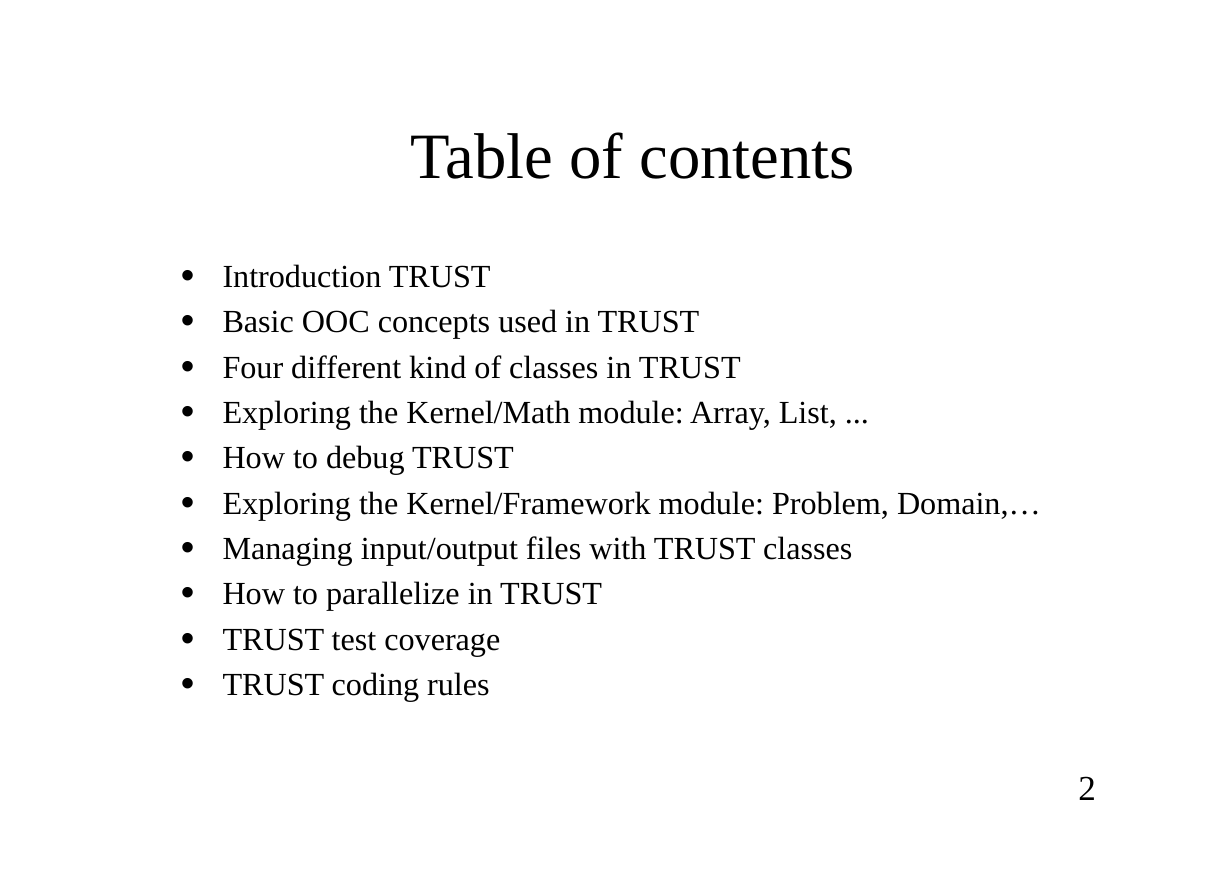
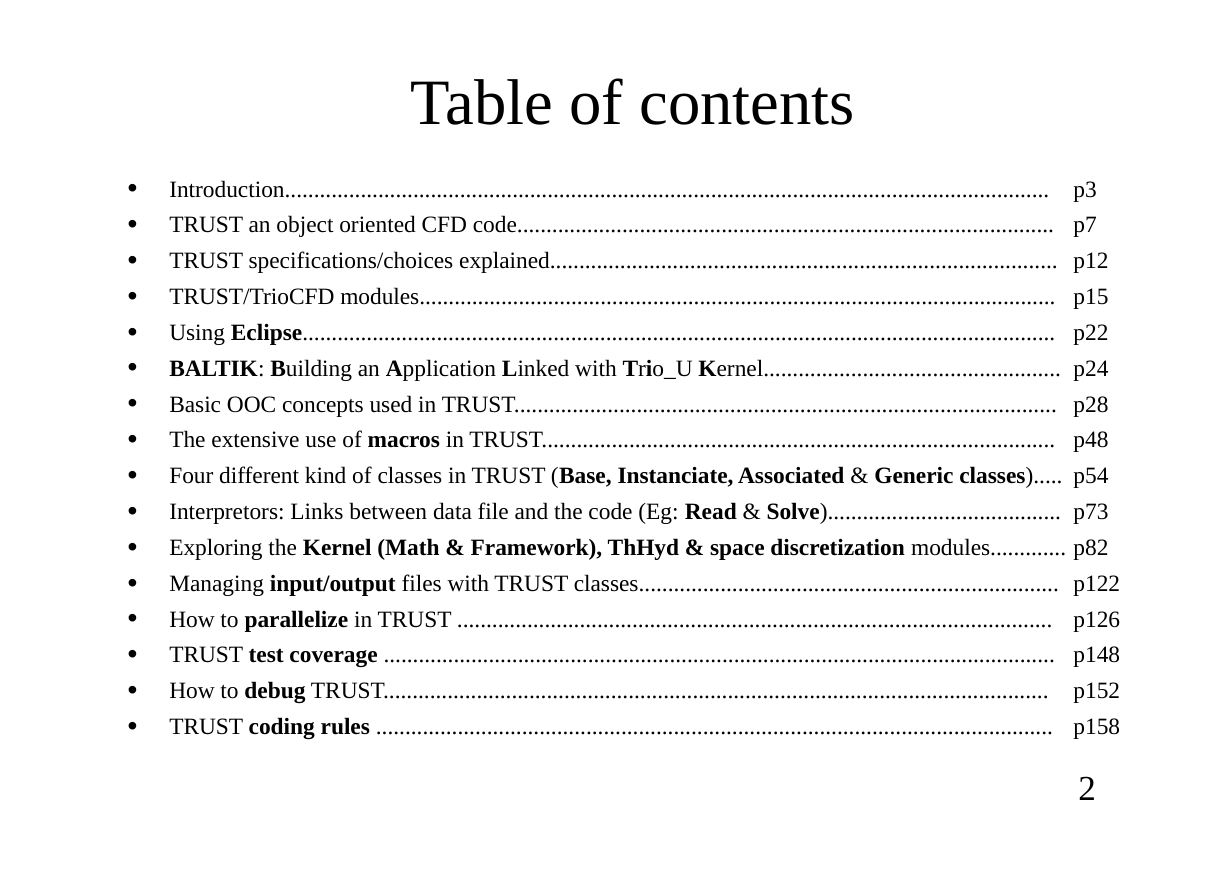
Before and after one commit to cea-trust-platform/trust-code, a slide deck: slide 2 of doc/TRUST/Developer_TRUST_presentation.odp. Drawn at 1232x871 pixels with LibreOffice and Linux fonts; fonts in the diff are those of the drawing; background and template pictures are left out. Boxes give left, top, right and bottom in pixels: in the first picture for what was removed or moved away, otherwise in the second. Text is boxed around its words. In the diff, an @@ line names an element or a change of style, - is before the commit and + after.

Commit message:
Update of TRUST developper training session, adding tutorial

```diff
--- a/doc/TRUST/Developer_TRUST_presentation.odp
+++ b/doc/TRUST/Developer_TRUST_presentation.odp
@@ title "Table of contents": place and size @@
-title "Table of contents" at (411, 132, 854, 179)
+title "Table of contents" at (411, 78, 854, 125)
@@ text at (169, 180, 1066, 740): text changed; size 22 to 16 pt @@
-• Introduction TRUST
-• Basic OOC concepts used in TRUST
-• Four different kind of classes in TRUST
-• Exploring the Kernel/Math module: Array, List, ...
-• How to debug TRUST
-• Exploring the Kernel/Framework module: Problem, Domain,…
-• Managing input/output files with TRUST classes
-• How to parallelize in TRUST
-• TRUST test coverage
-• TRUST coding rules
+• Introduction...................................................................................................................................
+• TRUST an object oriented CFD code............................................................................................
+• TRUST specifications/choices explained.......................................................................................
+• TRUST/TrioCFD modules.............................................................................................................
+• Using Eclipse.................................................................................................................................
+• BALTIK: Building an Application Linked with Trio_U Kernel...................................................
+• Basic OOC concepts used in TRUST.............................................................................................
+• The extensive use of macros in TRUST........................................................................................
+• Four different kind of classes in TRUST (Base, Instanciate, Associated & Generic classes).....
+• Interpretors: Links between data file and the code (Eg: Read & Solve)........................................
+• Exploring the Kernel (Math & Framework), ThHyd & space discretization modules.............
+• Managing input/output files with TRUST classes........................................................................
+• How to parallelize in TRUST ......................................................................................................
+• TRUST test coverage ...................................................................................................................
+• How to debug TRUST..................................................................................................................
+• TRUST coding rules ....................................................................................................................
@@ text added at (1073, 181, 1120, 739), 16 pt, text #000000 @@
+p3
+p7
+p12
+p15
+p22
+p24
+p28
+p48
+p54
+p73
+p82
+p122
+p126
+p148
+p152
+p158
```
Also in this commit, not shown: 104 other slides changed, 20 slides added, 42 slides removed, 7 other files.
